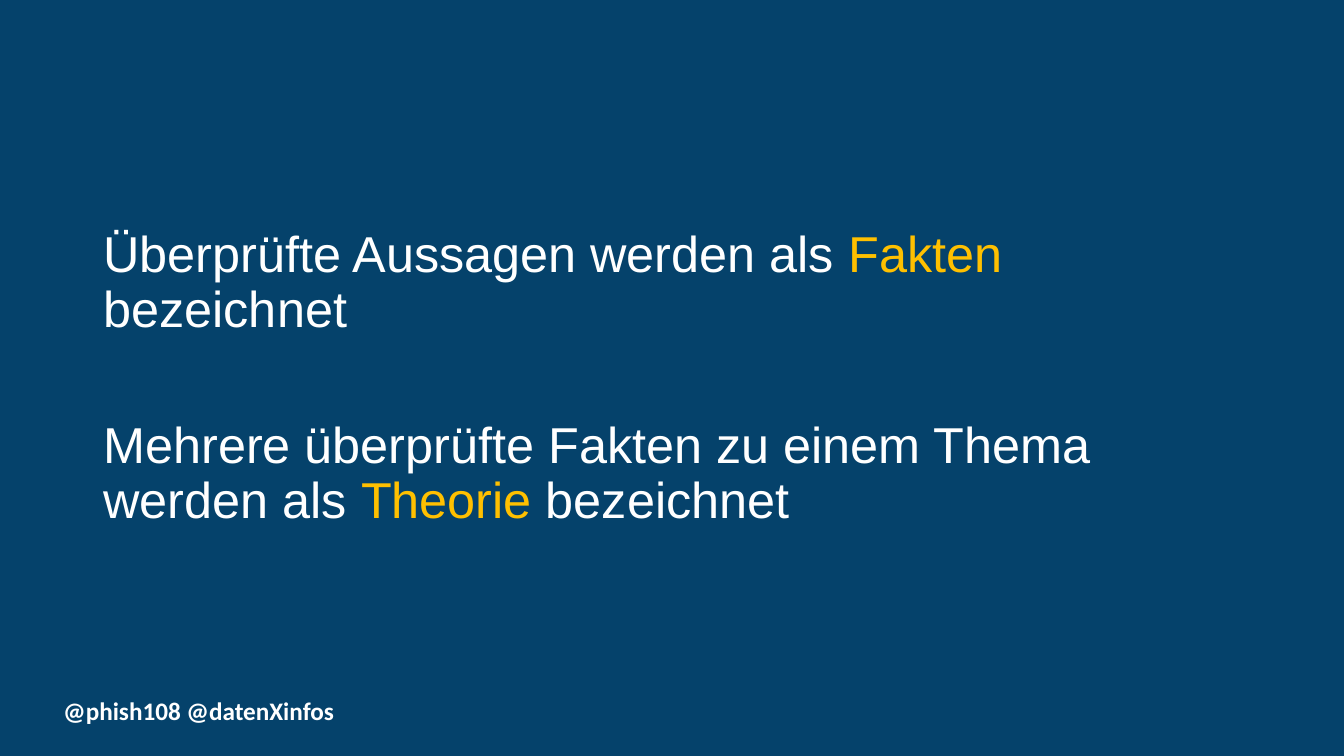
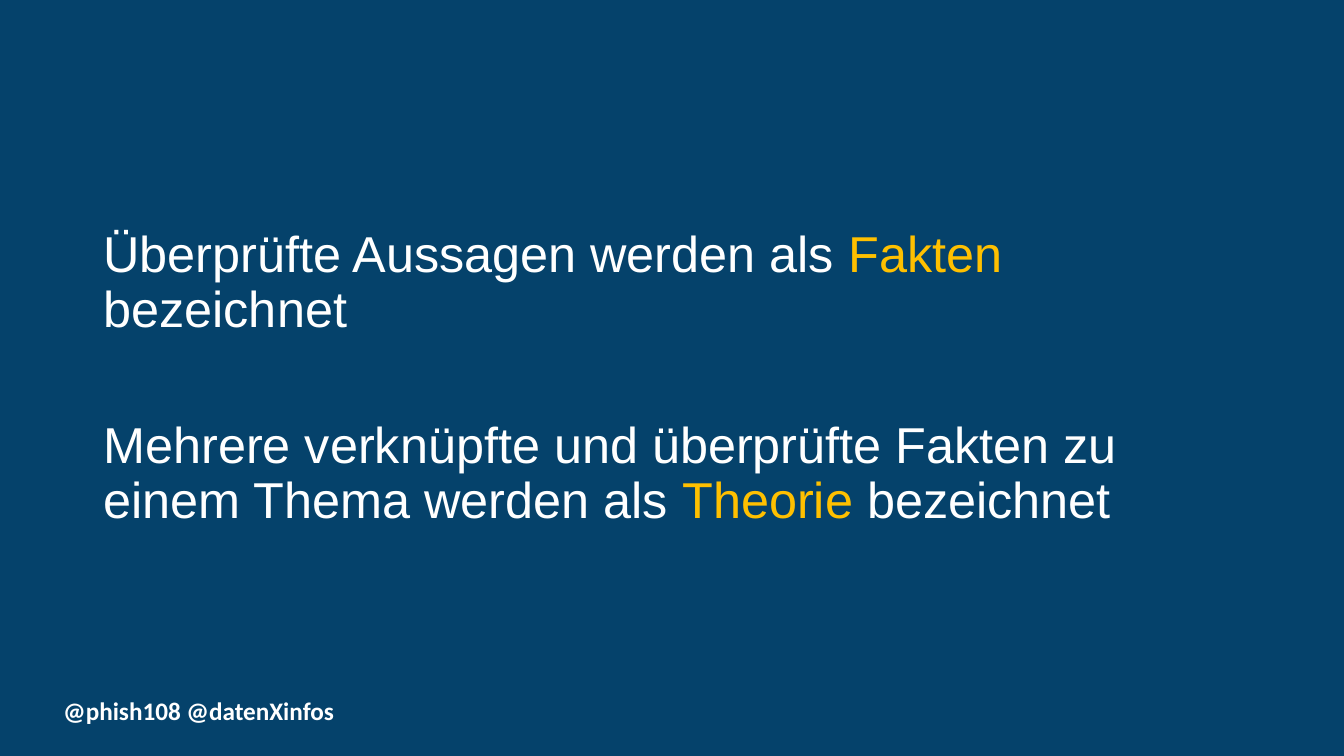
Before and after one commit to dxiai/statistik, a slide deck: slide 12 of 01_forschungsfragen/Forschungsfragen.pptx (slide 11 before the commit). Drawn at 1344x756 pixels with LibreOffice and Linux fonts; fonts in the diff are those of the drawing; background and template pictures are left out. Boxes give left, top, right and bottom in pixels: in the first picture for what was removed or moved away, otherwise in the second. Text is boxed around its words. In the diff, an @@ line names an element or a change of style, - is before the commit and + after.

```diff
--- a/01_forschungsfragen/Forschungsfragen.pptx
+++ b/01_forschungsfragen/Forschungsfragen.pptx
@@ text at (x1=103, y1=426, x2=1117, y2=519): text changed @@
-Mehrere überprüfte Fakten zu einem Thema werden als Theorie bezeichnet
+Mehrere verknüpfte und überprüfte Fakten zu einem Thema werden als Theorie bezeichnet
```
Also in this commit, not shown: 4 other slides changed, 9 slides added, 3 slides removed, 8 other files.
